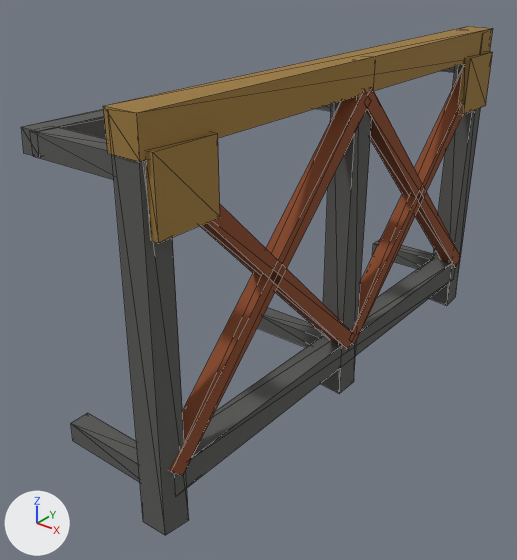
Before and after pictures for a commit that changed the glTF model game/public/models/arm_reinforced_cage.glb.
Before and after are seen from a 50 mm camera at (1.354, -1.486, 1.163) aimed at (0.267, -0.128, 0.321). Lighting does not change. The marker at lower left points along +X, +Y and +Z. The older version comes first. Mesh edges are drawn as thin lines. Vertices at exactly the same position are counted once.

Script lines for the objects in view, before the commit:
```python
me_cube = bpy.data.meshes.new('Cube')
me_cube.from_pydata(...)  # 144 vertices, 216 faces; spans x 0.146..0.505, y -0.719..0.717, z -0.004..0.905
# faces by material slot: [132, 36, 48]
me_cube.materials.append(mat_metal)  # dark grey #5a5a58
me_cube.materials.append(mat_paint)  # brown #9c7a3e
me_cube.materials.append(mat_rust)  # brown #8a4a2a
ob_arm_reinforced_cage = bpy.data.objects.new('arm_reinforced_cage', me_cube)
ob_arm_reinforced_cage.location = (0.0, 0.0, 0.0)
```
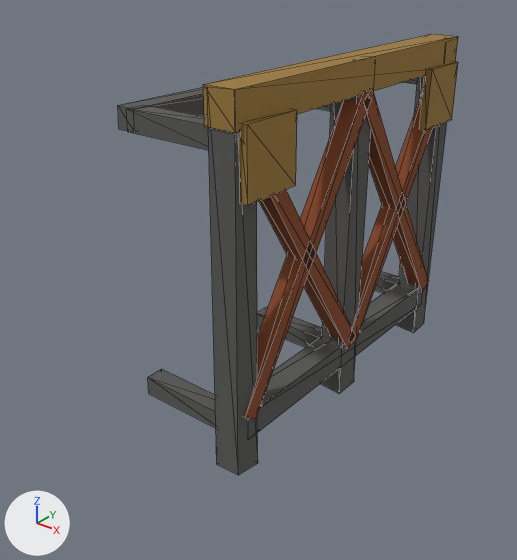
What differs and where, as boxes [x1, y1, x2, y2] in the pictures (517 x 560 px; the box of a moved part takes in the faces that stretch with it):
'arm_reinforced_cage', reshaped (28% narrower, 13% shorter): before [21, 26, 493, 535]; after [118, 34, 458, 475]
part 1 of me_cube, moved or reshaped: before [112, 155, 189, 535]; after [208, 127, 258, 475]
part 2 of me_cube, moved or reshaped: before [71, 413, 140, 482]; after [148, 369, 216, 428]
part 3 of me_cube, moved or reshaped: before [30, 127, 114, 180]; after [126, 106, 209, 150]
part 4 of me_cube, moved or reshaped: before [429, 64, 481, 305]; after [396, 76, 447, 333]
part 5 of me_cube, moved or reshaped: before [372, 240, 433, 269]; after [375, 271, 399, 293]
part 6 of me_cube, moved or reshaped (mostly hidden): before [441, 66, 455, 73]; after [403, 78, 418, 84]
part 7 of me_cube, moved or reshaped: before [186, 259, 452, 487]; after [257, 283, 418, 433]
part 8 of me_cube, moved or reshaped: before [103, 26, 493, 162]; after [203, 34, 458, 133]
part 9 of me_cube, moved or reshaped: before [145, 132, 220, 243]; after [239, 109, 297, 205]
part 10 of me_cube, moved or reshaped: before [459, 51, 493, 115]; after [419, 62, 458, 131]
part 11 of me_cube, moved or reshaped: before [21, 68, 463, 476]; after [118, 87, 433, 419]

What the commit changed:
me_cube is used by ob_arm_reinforced_cage; location (0.0, 0.0, 0.0).
me_cube had 144 vertices, 216 faces and spanned x 0.146..0.505, y -0.719..0.717, z -0.004..0.905.
me_cube now has 144 vertices, 216 faces and spans x 0.146..0.505, y -0.477..0.475, z -0.004..0.905.
me_cube part 1: the loose piece of 8 vertices spanning x 0.412..0.488, y -0.719..-0.645, z -0.003..0.904 is moved by (0.0, 0.242, 0.0).
me_cube part 2: the loose piece of 8 vertices spanning x 0.175..0.45, y -0.706..-0.656, z 0.095..0.145 is moved by (0.0, 0.242, 0.0).
me_cube part 3: the loose piece of 8 vertices spanning x 0.175..0.45, y -0.706..-0.656, z 0.775..0.825 is moved by (0.0, 0.242, 0.0).
me_cube part 4: the loose piece of 8 vertices spanning x 0.411..0.489, y 0.643..0.717, z -0.004..0.901 is moved by (0.0, -0.242, 0.0).
me_cube part 5: the loose piece of 8 vertices spanning x 0.175..0.45, y 0.656..0.706, z 0.095..0.145 is moved by (0.0, -0.242, 0.0).
me_cube part 6: the loose piece of 8 vertices spanning x 0.175..0.45, y 0.656..0.706, z 0.775..0.825 is moved by (0.0, -0.242, 0.0).
me_cube part 7: the loose piece of 8 vertices spanning x 0.415..0.485, y -0.681..0.681, z 0.085..0.155 is scaled about its middle by (1, 0.645, 1).
me_cube part 8: the loose piece of 8 vertices spanning x 0.41..0.49, y -0.716..0.716, z 0.825..0.905 is scaled about its middle by (1, 0.662, 1).
me_cube part 9: the loose piece of 8 vertices spanning x 0.485..0.505, y -0.701..-0.541, z 0.68..0.84 is moved by (0.0, 0.242, 0.0).
me_cube part 10: the loose piece of 8 vertices spanning x 0.485..0.505, y 0.541..0.701, z 0.68..0.84 is moved by (0.0, -0.242, 0.0).
me_cube part 11: 40 of 144 vertices moved; they spanned x 0.146..0.493, y -0.708..0.709, z 0.134..0.836 and now span x 0.146..0.493, y -0.466..0.467, z 0.138..0.832; mean shift (0.0, 0.0, 0.0); largest move (0.493, -0.665, 0.134) -> (0.493, -0.42, 0.138).
